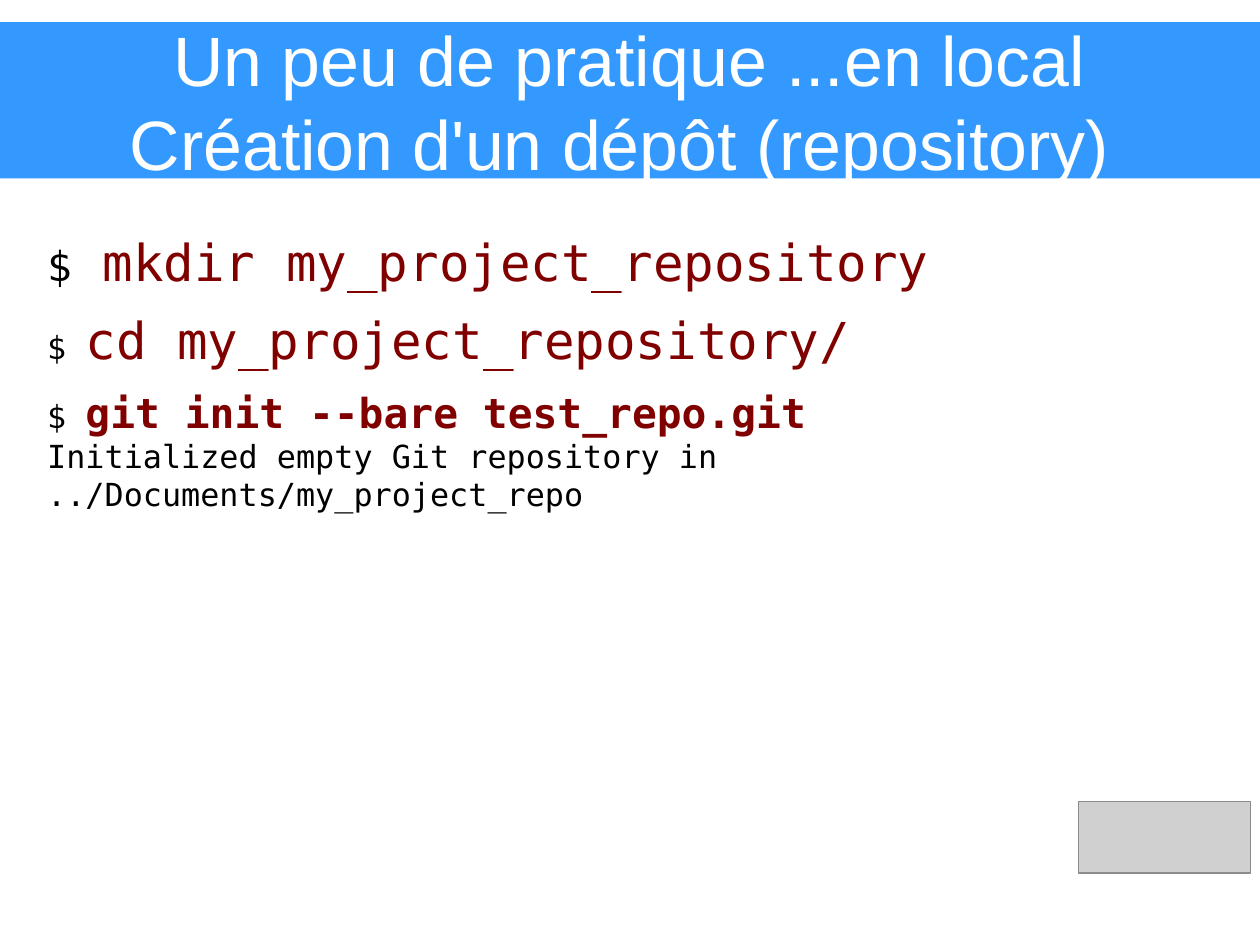
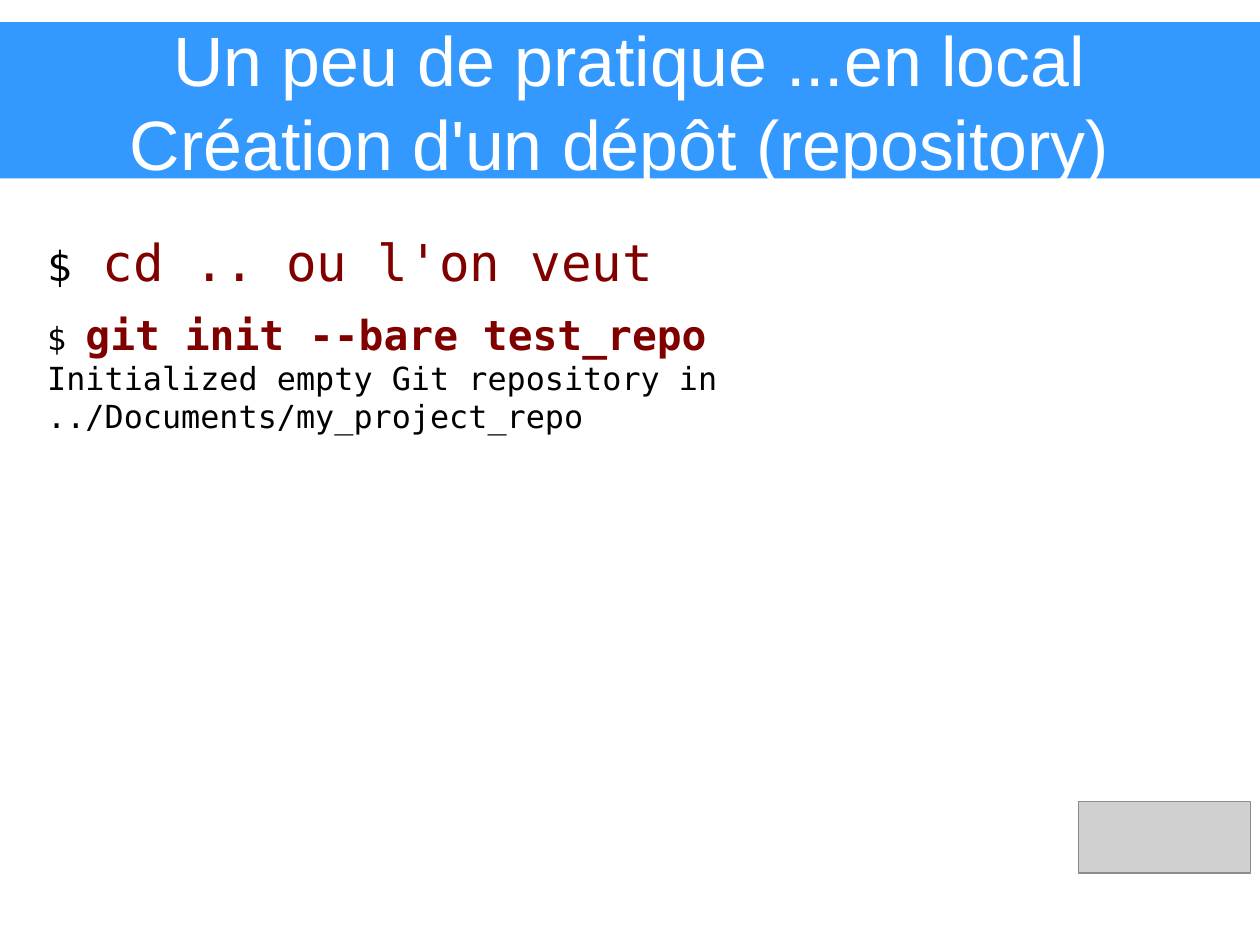
Before and after one commit to heylve/current, a slide deck: slide 4 of Presentations/git_explained.odp. Drawn at 1260x945 pixels with LibreOffice and Linux fonts; fonts in the diff are those of the drawing; grey boxes stand for pictures. Boxes give left, top, right and bottom in pixels: in the first picture for what was removed or moved away, otherwise in the second. Text is boxed around its words. In the diff, an @@ line names an element or a change of style, - is before the commit and + after.

```diff
--- a/Presentations/git_explained.odp
+++ b/Presentations/git_explained.odp
@@ text at (85,242,707,359): text changed; size 32 to 26 pt; bold on @@
-$ mkdir my_project_repository
-$ cd my_project_repository/
-$ git init --bare test_repo.git
+$ cd .. ou l'on veut
+$ git init --bare test_repo
```
Also in this commit, not shown: 3 other slides changed, 1 other file.
